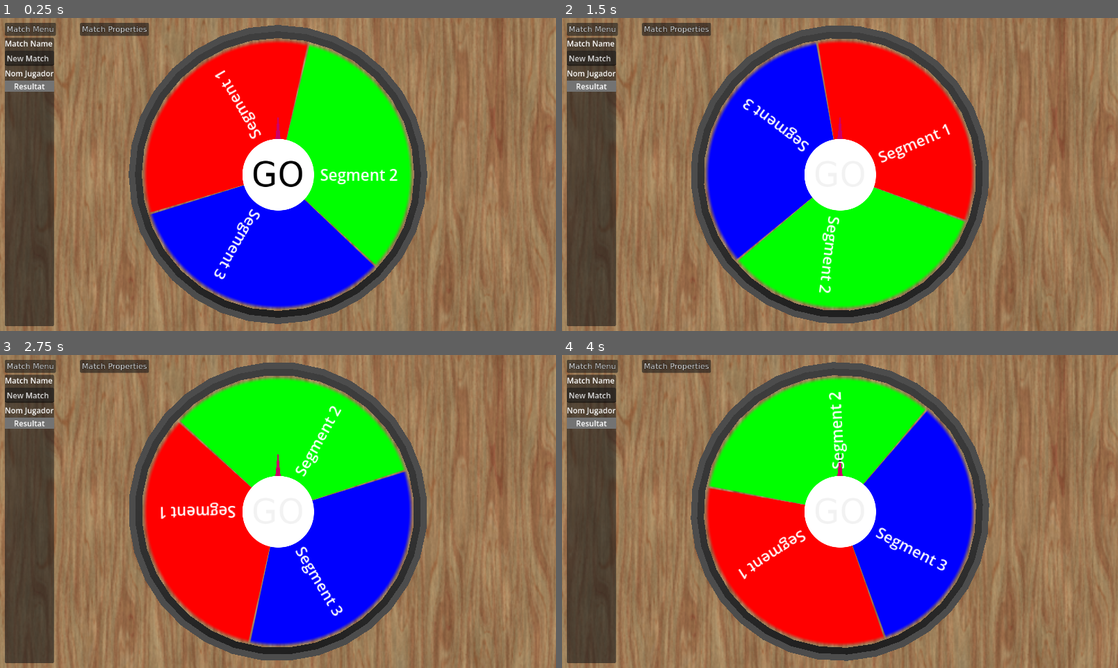
Above: before the commit, frames 1-4 (two rows, left to right).
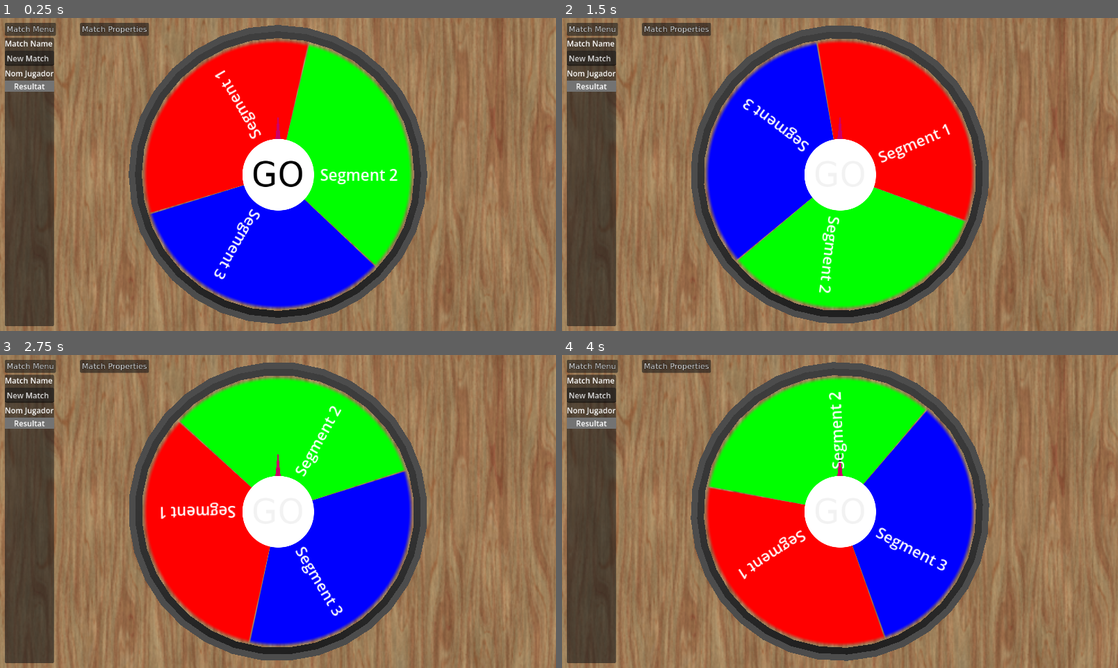
Above: after the commit, the same moments.

Repository: Zamme/vgs-custom-roulette
Game: Godot game, scene res://src/game_manager.tscn
Two runs of this game, one before a commit and one after it. Both use one fixed random seed, a clock stepped at 60 frames per second and the inputs below.
Inputs:
- Up to frame 1 (0.25 s): no input
- Up to frame 2 (1.5 s): click "GO" at 0.5 s; click "GO" at 1.25 s
- Up to frame 3 (2.75 s): click "GO" at 2 s
- Up to frame 4 (4 s): no input

The runs differ from the first frame. In frame 1, 0.2% of the frame differs, in the area x 27-68%, y 8-80%; in frame 2, 0.2%; in frame 3, 0.2%, in the area x 32-73%, y 21-92%; in frame 4, 0.2%.

Commit message:
adjusting result

Diff:
--- a/src/game_manager.tscn
+++ b/src/game_manager.tscn
@@ -9,3 +9,6 @@
 
 [node name="SaveLoadManager" type="Node" parent="." unique_id=1601281165]
 script = ExtResource("2_2138g")
+
+[node name="AudioListener3D" type="AudioListener3D" parent="." unique_id=1644465447]
+current = true
--- a/src/match_scene.tscn
+++ b/src/match_scene.tscn
@@ -11,6 +11,10 @@
 [ext_resource type="Texture2D" uid="uid://dufla825tpamv" path="res://assets/textures/go_button.png" id="5_5644n"]
 [ext_resource type="Script" uid="uid://cyv8okel0e4x0" path="res://src/scripts/go_button.gd" id="6_jl3iu"]
 [ext_resource type="PackedScene" uid="uid://b1tsrrd2rge6u" path="res://src/other/arrow_01.tscn" id="10_an4x1"]
+[ext_resource type="AudioStream" uid="uid://cna8sb3lam1sa" path="res://assets/audio/kitchen_ambient_01.mp3" id="12_h1ovk"]
+[ext_resource type="AudioStream" uid="uid://bh32aj4upuv1g" path="res://assets/audio/car_loop.wav" id="13_drlgp"]
+[ext_resource type="AudioStream" uid="uid://d4g8qp1s2e3yp" path="res://assets/audio/heyy.wav" id="14_84jov"]
+[ext_resource type="AudioStream" uid="uid://dbnsuxn3gxynx" path="res://assets/audio/music_01.mp3" id="15_ab0bp"]
 
 [sub_resource type="StyleBoxEmpty" id="StyleBoxEmpty_3ntpd"]
 
@@ -233,6 +237,18 @@
 [node name="arrow_01" parent="." unique_id=2044049041 instance=ExtResource("10_an4x1")]
 transform = Transform3D(1, 0, 0, 0, 1, 0, 0, 0, 1, 0, 0.28, 0)
 
+[node name="AmbientAudio" type="AudioStreamPlayer" parent="." unique_id=940406743]
+stream = ExtResource("12_h1ovk")
+
+[node name="RollingAudio" type="AudioStreamPlayer" parent="." unique_id=1837605348]
+stream = ExtResource("13_drlgp")
+
+[node name="HeyAudio" type="AudioStreamPlayer" parent="." unique_id=784436086]
+stream = ExtResource("14_84jov")
+
+[node name="MusicAudio" type="AudioStreamPlayer" parent="." unique_id=1418999866]
+stream = ExtResource("15_ab0bp")
+
 [connection signal="index_pressed" from="MatchControl/PanelContainer/MarginContainer/VBoxContainer/MatchMenu/MatchPopupMenu" to="." method="_on_match_menu_index_pressed"]
 [connection signal="index_pressed" from="MatchControl/PanelContainer/MarginContainer/VBoxContainer/MatchMenu/MatchPropertiesPopupMenu" to="." method="_on_match_properties_popup_menu_index_pressed"]
 [connection signal="editing_toggled" from="MatchControl/PanelContainer/MarginContainer/VBoxContainer/PanelContainer/VBoxContainer/VBoxContainer/MatchNameLineEdit" to="MatchControl" method="_on_match_name_line_edit_editing_toggled"]
--- a/src/materials/roulette_segments_mat.tres
+++ b/src/materials/roulette_segments_mat.tres
@@ -14,6 +14,6 @@
 render_priority = 0
 shader = ExtResource("1_8f7mo")
 shader_parameter/segments = 8
-shader_parameter/separation = 0.0010000000475
+shader_parameter/separation = 0.0
 shader_parameter/inner_radius = 0.010000000475
 shader_parameter/palette = SubResource("GradientTexture1D_xnj1q")
--- a/src/roulette/roulette_01.tscn
+++ b/src/roulette/roulette_01.tscn
@@ -4,17 +4,20 @@
 [ext_resource type="Script" uid="uid://c5g4wg6x5p054" path="res://src/scripts/roulette_01.gd" id="2_mx286"]
 [ext_resource type="Material" uid="uid://chye85nl73itv" path="res://src/materials/roulette_segments_mat.tres" id="3_m2xos"]
 [ext_resource type="Material" uid="uid://ce42v8lbs0lbj" path="res://src/materials/roulette_mat.tres" id="3_na1o5"]
-[ext_resource type="Material" uid="uid://dq7rlmp4ntg2d" path="res://src/materials/roulette_center_mat.tres" id="4_xnj1q"]
+
+[sub_resource type="ORMMaterial3D" id="ORMMaterial3D_ac2j2"]
+shading_mode = 0
+albedo_color = Color(1, 0.24705882, 1, 1)
 
 [node name="roulette_01" unique_id=88176997 instance=ExtResource("1_ehawn")]
 script = ExtResource("2_mx286")
 
-[node name="Roulete" parent="." index="0" unique_id=1648217526]
+[node name="Roulete" parent="." index="0" unique_id=1710337755]
 surface_material_override/0 = ExtResource("3_na1o5")
 
-[node name="Roulete_Center" parent="Roulete" index="0" unique_id=315283811]
-surface_material_override/0 = ExtResource("4_xnj1q")
+[node name="Roulete_Center" parent="Roulete" index="0" unique_id=1314051771]
+surface_material_override/0 = SubResource("ORMMaterial3D_ac2j2")
 
-[node name="Roulete_001" parent="Roulete/Roulete_Center" index="0" unique_id=1939112542]
+[node name="Roulete_001" parent="Roulete/Roulete_Center" index="0" unique_id=1410191963]
 unique_name_in_owner = true
 surface_material_override/0 = ExtResource("3_m2xos")
--- a/src/scripts/match_roulette.gd
+++ b/src/scripts/match_roulette.gd
@@ -1,4 +1,4 @@
-class_name MatchRoulette extends Node3D
+class_name MatchRoulette extends RigidBody3D
 
 
 @onready var roulette_object : RouletteObject = $roulette_01
@@ -9,3 +9,8 @@
 
 func update_roulette_object(_roulette_info : RouletteInfo) -> void:
 	roulette_object.load_roulette(_roulette_info)
+
+func _physics_process(_delta: float) -> void:
+	if Globals.match_scene.is_roulette_rolling:
+		if angular_velocity == Vector3.ZERO:
+			Globals.match_scene.roulette_stopped()
--- a/src/scripts/match_scene.gd
+++ b/src/scripts/match_scene.gd
@@ -8,16 +8,42 @@
 @onready var load_roulette_popup : FileDialog = $MatchControl/LoadRouletteFileDialog
 @onready var load_game_popup : FileDialog = $MatchControl/LoadGameFileDialog
 @onready var load_match_popup : FileDialog = $MatchControl/LoadMatchFileDialog
+@onready var ambient_audio : AudioStreamPlayer = $AmbientAudio
+@onready var rolling_audio : AudioStreamPlayer = $RollingAudio
+@onready var hey_audio : AudioStreamPlayer = $HeyAudio
+@onready var music_audio : AudioStreamPlayer = $MusicAudio
+
+
+# Ajuste fino si tu flecha no empieza en el "Grado 0" del shader
+# Si la flecha está arriba, abajo o a un lado, ajustamos este offset.
+@export_range(0, 360) var offset_flecha_grados: float = 270.0
+
 
 var match_info : MatchInfo = MatchInfo.new()
 
 var labels_container_packedscene : PackedScene = preload("res://src/editor/labels_container.tscn")
 var labels_container_instance : LabelsContainer = null
+var is_roulette_rolling : bool
 
 
 func _ready() -> void:
 	Globals.match_scene = self
 	new_match()
+	play_music_audio(true)
+	play_ambient_audio(true)
+	check_roulette_result()
+
+func check_roulette_result() -> void:
+	print("Roulette Rotation: ", rad_to_deg(roulette_rb.global_rotation.y))
+	print("Segment: ", obtener_segmento_apuntado() +1)
+
+func go_roulette() -> void:
+	check_roulette_result()
+	is_roulette_rolling = true
+	play_ambient_audio(false)
+	play_music_audio(false)
+	play_rolling_audio(true)
+	roulette_rb.angular_velocity = default_rotation_velocity
 
 func load_game(_game_name : String) -> void:
 	match_info.game_info = Globals.save_load_manager.load_game(_game_name)
@@ -36,9 +62,27 @@
 	match_info.create_default_match()
 	update_match_scene()
 
+func play_ambient_audio(_play : bool) -> void:
+	ambient_audio.playing = _play
+
+func play_music_audio(_play : bool) -> void:
+	music_audio.playing = _play
+
+func play_rolling_audio(_play : bool) -> void:
+	rolling_audio.playing = _play
+
+func roulette_stopped():
+	is_roulette_rolling = false
+	play_rolling_audio(false)
+	hey_audio.play()
+	check_roulette_result()
+
 func save_match():
 	var _saved : bool = Globals.save_load_manager.save_match(match_info)
 	print("Saved: " + str(_saved))
+
+func stop_roulette() -> void:
+	roulette_rb.angular_damp = default_damp
 
 func update_labels_container() -> void:
 	var roulette_info : RouletteInfo = match_info.roulette_info
@@ -105,7 +149,39 @@
 	pass # Replace with function body.
 
 func _on_go_button_button_down() -> void:
-	roulette_rb.angular_velocity = default_rotation_velocity
+	go_roulette()
 
 func _on_go_button_button_up() -> void:
-	roulette_rb.angular_damp = default_damp
+	stop_roulette()
+
+
+
+
+func obtener_segmento_apuntado() -> int:
+	var numero_de_segmentos : int = match_info.roulette_info.r_segments.size()
+	#print("Numero de segmentos: ", numero_de_segmentos)
+	# 1. Obtener la rotación actual en Y y convertirla a grados positivos (0 a 360)
+	var rotacion_y_grados = fposmod(rad_to_deg(roulette_rb.global_rotation.y), 360.0)
+
+	# 2. Sincronizar con el desfase del shader (nuestro offset_shader era PI = 180 grados)
+	# Si en el script anterior usaste '+ offset_shader', aquí lo restamos.
+	var grados_corregidos = rotacion_y_grados - 180.0
+
+	# 3. Sumar la posición de la flecha en el mundo
+	grados_corregidos -= offset_flecha_grados
+
+	# 4. Asegurar que el resultado final siga estando entre 0 y 360
+	grados_corregidos = fposmod(grados_corregidos, 360.0)
+
+	# 5. Calcular cuántos grados mide cada segmento
+	var grados_por_segmento = 360.0 / numero_de_segmentos
+
+	# 6. Dividir y aplicar 'floor' para obtener el ID del segmento (0, 1, 2...)
+	var id_segmento = floor(grados_corregidos / grados_por_segmento)
+
+	# Invertir el ID si el disco rota en sentido horario
+	# (Dependiendo de si sumas o restas rotación, descomenta la línea de abajo si te da al revés)
+	id_segmento = (numero_de_segmentos - 1) - id_segmento
+	id_segmento = int(fposmod(id_segmento, numero_de_segmentos))
+
+	return id_segmento
